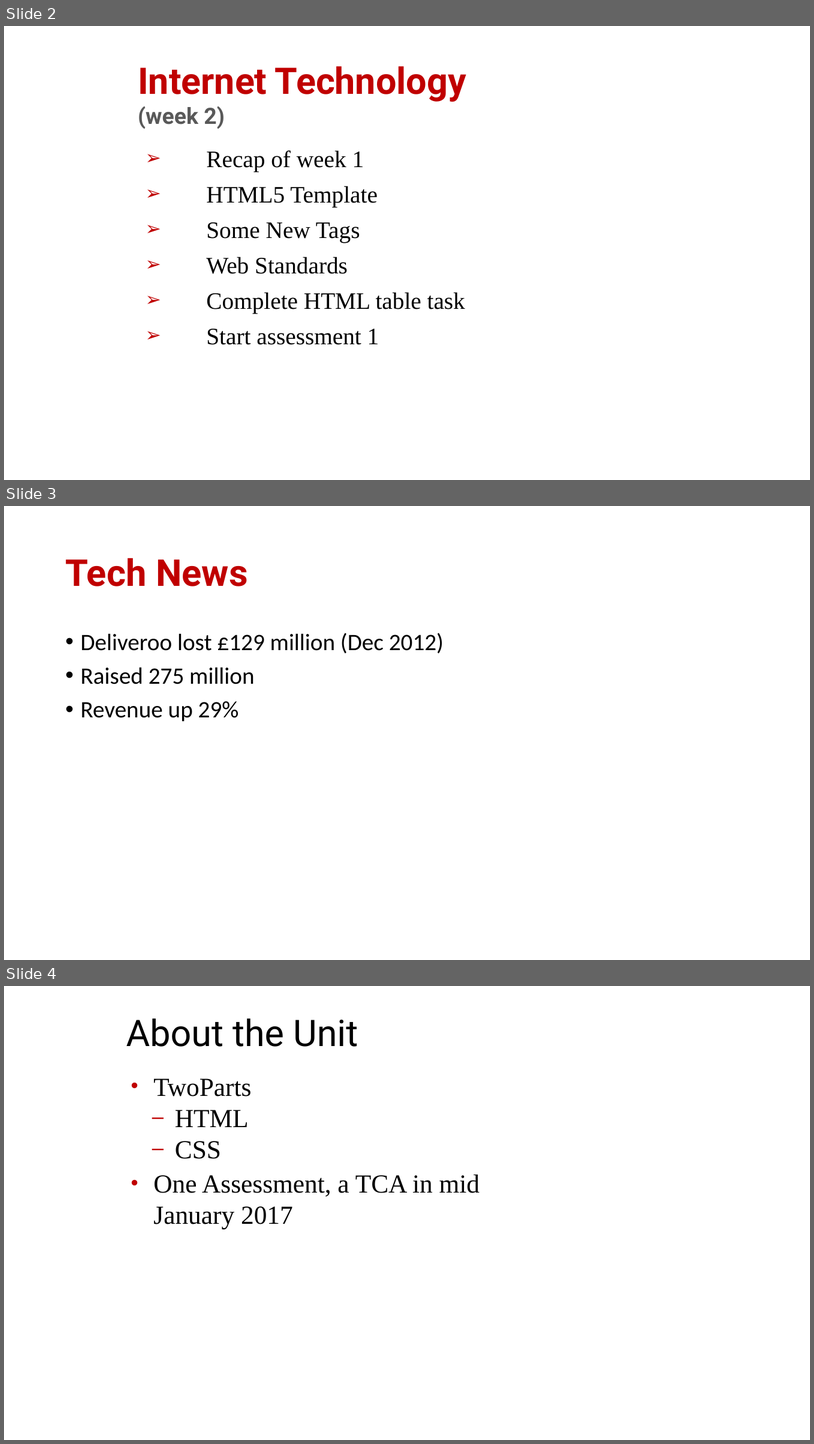
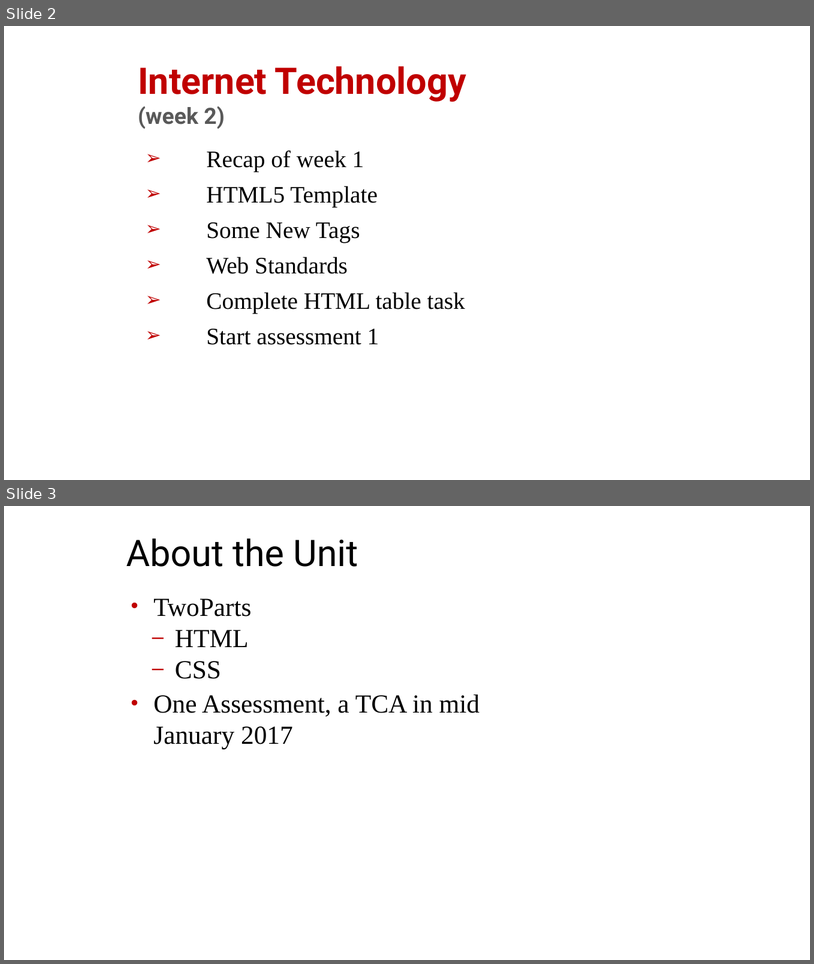
Before and after one commit to joeappleton18/cda400_2017, a slide deck: sessions/week2/slides.pptx. Shown one above the other, each under a label of ours: slides 2, 3 and 4 before the commit, slides 2 and 3 after it. The pictures are 814x1444 and 814x964 pixels, drawn with LibreOffice and Linux fonts; fonts in the diff are those of the drawing. Boxes give left, top, right and bottom in pixels: in the first picture for what was removed or moved away, otherwise in the second. Text is boxed around its words. In the diff, an @@ line names an element or a change of style, - is before the commit and + after.

```diff
--- a/sessions/week2/slides.pptx
+++ b/sessions/week2/slides.pptx
@@ slide 3 removed at [4,506,810,960], background #FFFFFF @@
@@ title removed at [65,558,248,586] @@
-Tech News
@@ text removed at [81,633,444,721] @@
-• Deliveroo lost £129 million (Dec 2012)
-• Raised 275 million
-• Revenue up 29%
@@ what was slide 4 is now slide 3 @@
```
Also in this commit, not shown: 8 other files.
